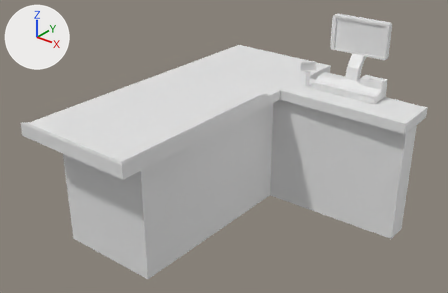
The Blender file Assets/Models/Counter.blend: old version first, new version second.
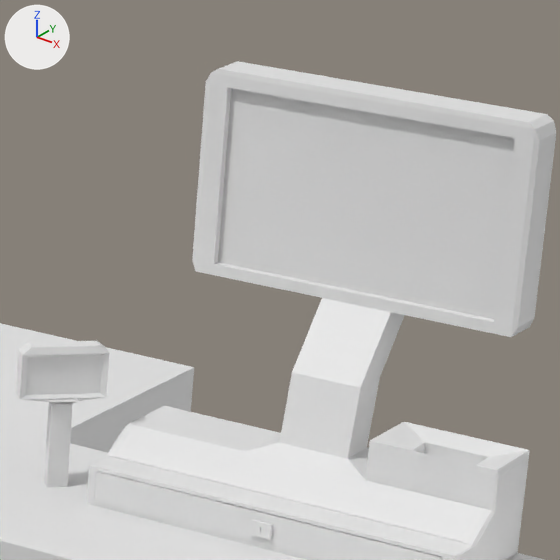
Each version appears first whole from a 50 mm camera at (5.128, -5.781, 4.094) aimed at (0.688, -0.231, 0.653), and next in a close-up on the part from 66% to 88% of the width and 1% to 34% of the height. The lights are fixed; the arrows at upper left show +X, +Y and +Z. The last two pictures show the newer version.

The older version as bpy lines, for what is in view:
```python
me_cube = bpy.data.meshes.new('Cube')
me_cube.from_pydata(...)  # 378 vertices, 376 faces; spans x -0.85..2.62, y -2.09..2.09, z -0.56..2.1
me_cube.materials.append(mat_material)  # white #e7e7e7
me_cube_001 = bpy.data.meshes.new('Cube.001')
me_cube_001.from_pydata(...)  # 276 vertices, 274 faces; spans x 3.12..5.38, y 2.84..3.67, z -0.23..0.0
me_cube_002 = bpy.data.meshes.new('Cube.002')
me_cube_002.from_pydata(...)  # 64 vertices, 62 faces; spans x -0.224..-0.045, y -0.433..-0.262, z 0.261..0.606
ob_card = bpy.data.objects.new('Card', me_cube_002)
ob_card.location = (1.167, 1.49, 0.891)
ob_counter = bpy.data.objects.new('counter', me_cube)
ob_counter.location = (0.0, 0.0, 0.0)
ob_draw = bpy.data.objects.new('draw', me_cube_001)
ob_draw.location = (0.0, 0.0, 1.254)
ob_draw.scale = (0.377, 0.377, 0.377)
```
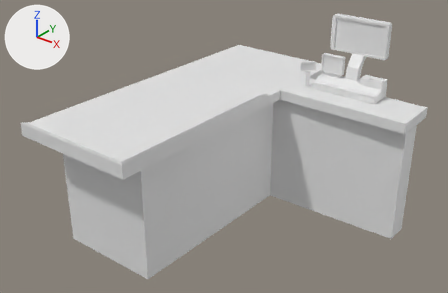
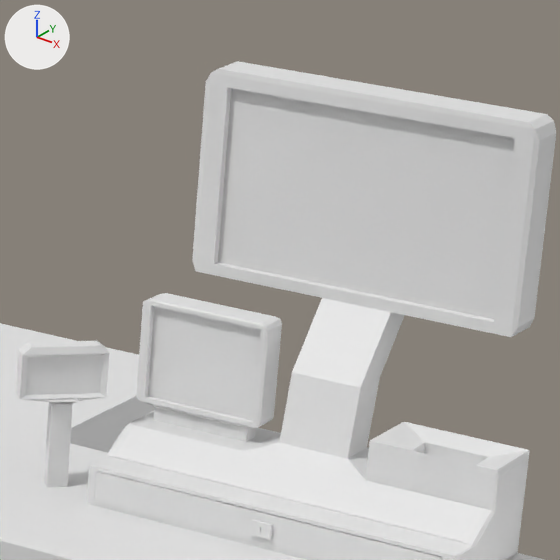
Boxes (x1, y1, x2, y2) around the edits, measured in the close-ups (560 x 560 px):
```json
{"part": 1, "of": "me_cube", "change": "built on", "before": [129, 406, 279, 451], "after": [129, 293, 282, 451]}
```

Scene script edits in JSON lines:
```json
{"block": "me_cube", "where": "# used by ob_counter; location = (0.0, 0.0, 0.0)"}
{"op": "remove", "block": "me_cube", "code": "me_cube.from_pydata(...)  # 378 vertices, 376 faces; spans x -0.85..2.62, y -2.09..2.09, z -0.56..2.1"}
{"op": "add", "block": "me_cube", "code": "me_cube.from_pydata(...)  # 442 vertices, 440 faces; spans x -0.85..2.62, y -2.09..2.09, z -0.56..2.1"}
{"block": "me_cube", "change": "me_cube part 1"}
{"block": "me_cube", "change": "3 faces are deleted"}
{"block": "me_cube", "change": "52 vertices are added at x 1.14..1.46, y 1.29..1.36, z 1.31..1.59"}
{"block": "me_cube", "change": "12 new vertices lie (0.0, 0.07, 0.0) away from vertices in x 1.14..1.46, y 1.29, z 1.35..1.59"}
{"block": "me_cube", "change": "67 new faces join them"}
```
